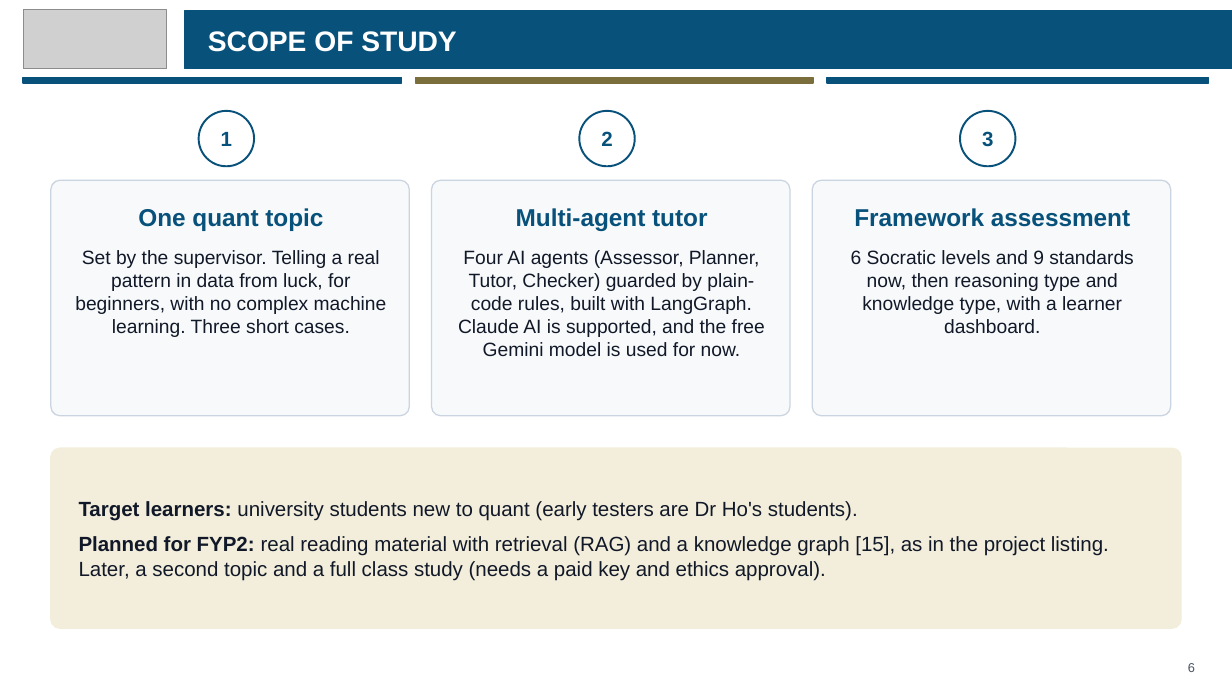
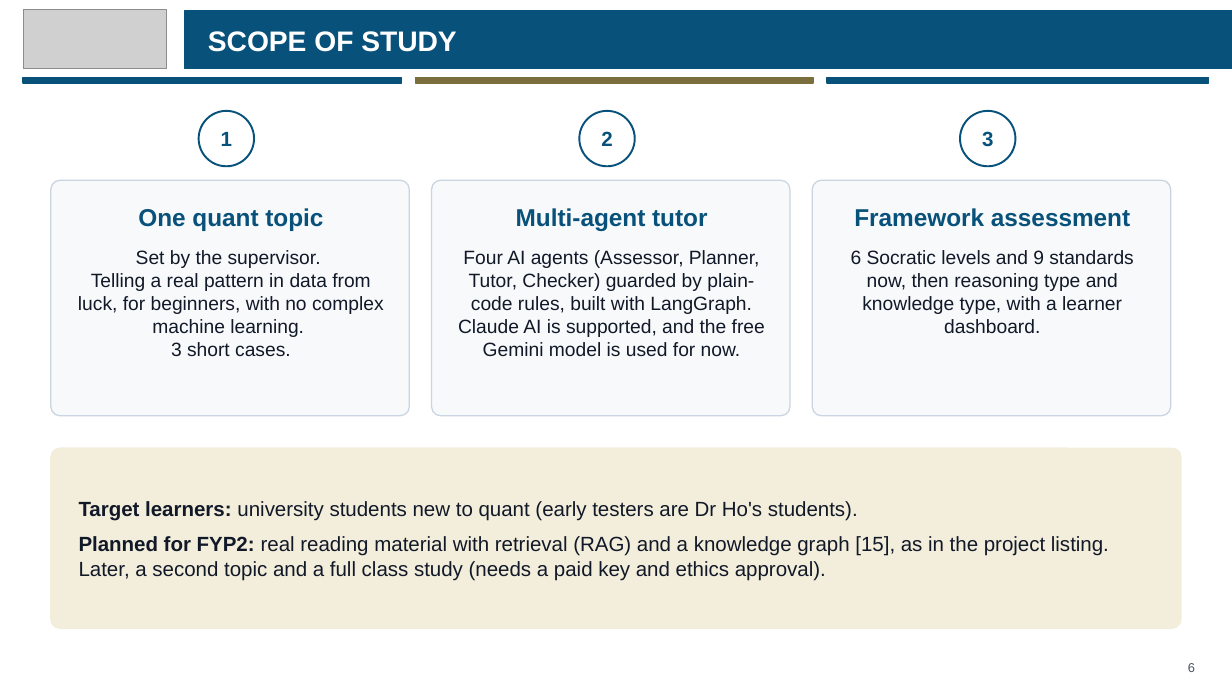
Before and after one commit to eusoffamir/Socratic-AI, a slide deck: slide 6 of docs/defence/Socratic AI Proposal Defence.pptx. Drawn at 1232x693 pixels with LibreOffice and Linux fonts; fonts in the diff are those of the drawing; grey boxes stand for pictures. Boxes give left, top, right and bottom in pixels: in the first picture for what was removed or moved away, otherwise in the second. Text is boxed around its words. In the diff, an @@ line names an element or a change of style, - is before the commit and + after.

```diff
--- a/docs/defence/Socratic AI Proposal Defence.pptx
+++ b/docs/defence/Socratic AI Proposal Defence.pptx
@@ text at box(78, 250, 384, 356): text changed @@
-Set by the supervisor. Telling a real pattern in data from luck, for beginners, with no complex machine learning. Three short cases.
+Set by the supervisor.
+Telling a real pattern in data from luck, for beginners, with no complex machine learning.
+3 short cases.
```
Also in this commit, not shown: 12 other slides changed, 1 slide added, 2 other files.
